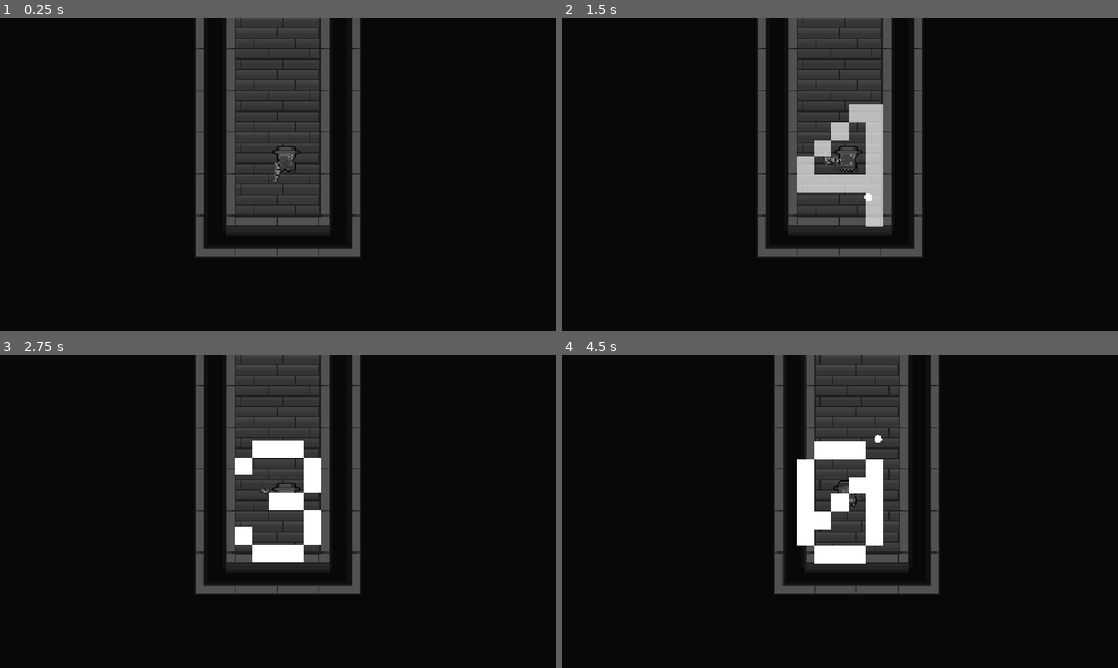
Above: before the commit, frames 1-4 (two rows, left to right).
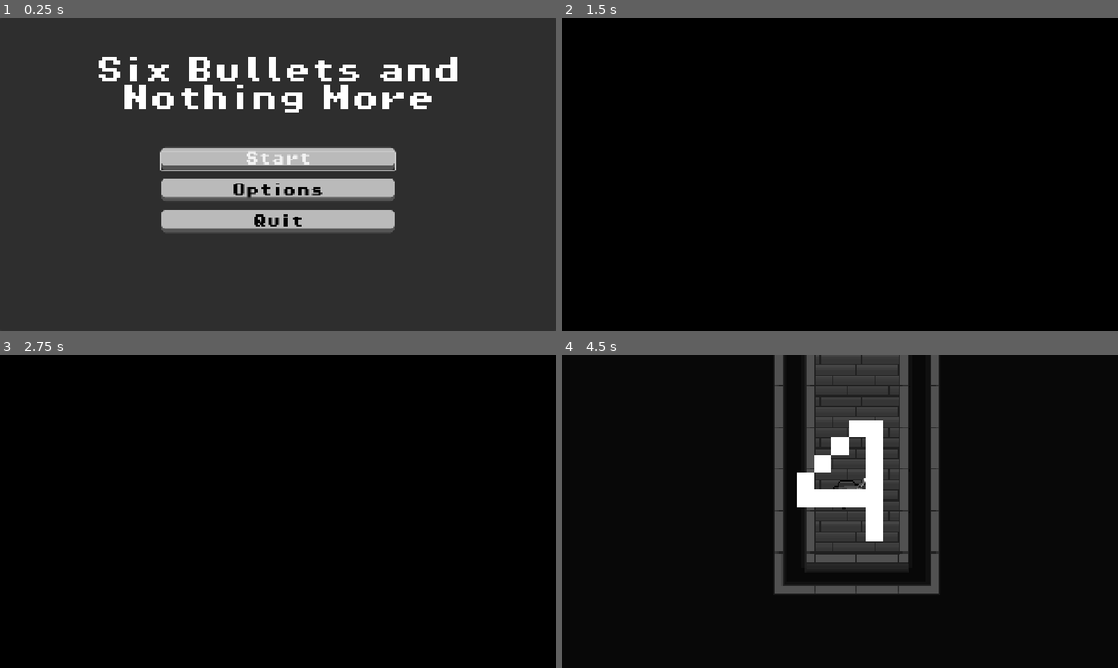
Above: after the commit, the same moments.

Repository: jpsalim21/GMTK_2026_2
Game: Godot game, scene res://BaseProject/Menus/MenuInicial.tscn
Same seed, same stepped clock (60 frames per second), same inputs: the game is played once before the commit and once after it. Before the commit the project starts from res://BaseGame/scenes/scene1.tscn.
Inputs (mouse positions are in pixels of both pictures, inside the frame that each line leads up to):
- Up to frame 1 (0.25 s): no input
- Up to frame 2 (1.5 s): click (840, 161) at 0.5 s, where only the run after the commit has a clickable "Start"; click (840, 161) at 1.25 s, where only the run after the commit has a clickable "Start"
- Up to frame 3 (2.75 s): click (27, 405) at 2 s, where only the run after the commit has a clickable "1"
- Up to frame 4 (4.5 s): tap Enter (ui_accept) at 2.75, 3.02 s; move the mouse to (962, 495) at 2.77 s; hold Right (ui_right) 2.78-3.5 s; click (962, 495) at 2.85 s; drag from (728, 527) to (812, 574) at 3.52 s; move the mouse to (895, 442) at 4.27 s; hold Left (ui_left) from 4.28 s (still down); click (895, 442) at 4.35 s

The runs differ from the first frame. In frame 1, 92% of the frame differs, in the area x 0-100%, y 0-100%; in frame 2, 16%; in frame 3, 16%; in frame 4, 2.8%.

Commit message:
Define main scene

Diff:
--- a/project.godot
+++ b/project.godot
@@ -15,7 +15,7 @@
 [application]
 
 config/name="ProjetoBase"
-run/main_scene="uid://8lje0jw5ra7f"
+run/main_scene="uid://b2jk11veho2ly"
 config/features=PackedStringArray("4.7", "Mobile")
 config/icon="res://icon.svg"
 
Not shown: 1 places in BaseGame/scenes/scene1.tscn that only renumber resources
